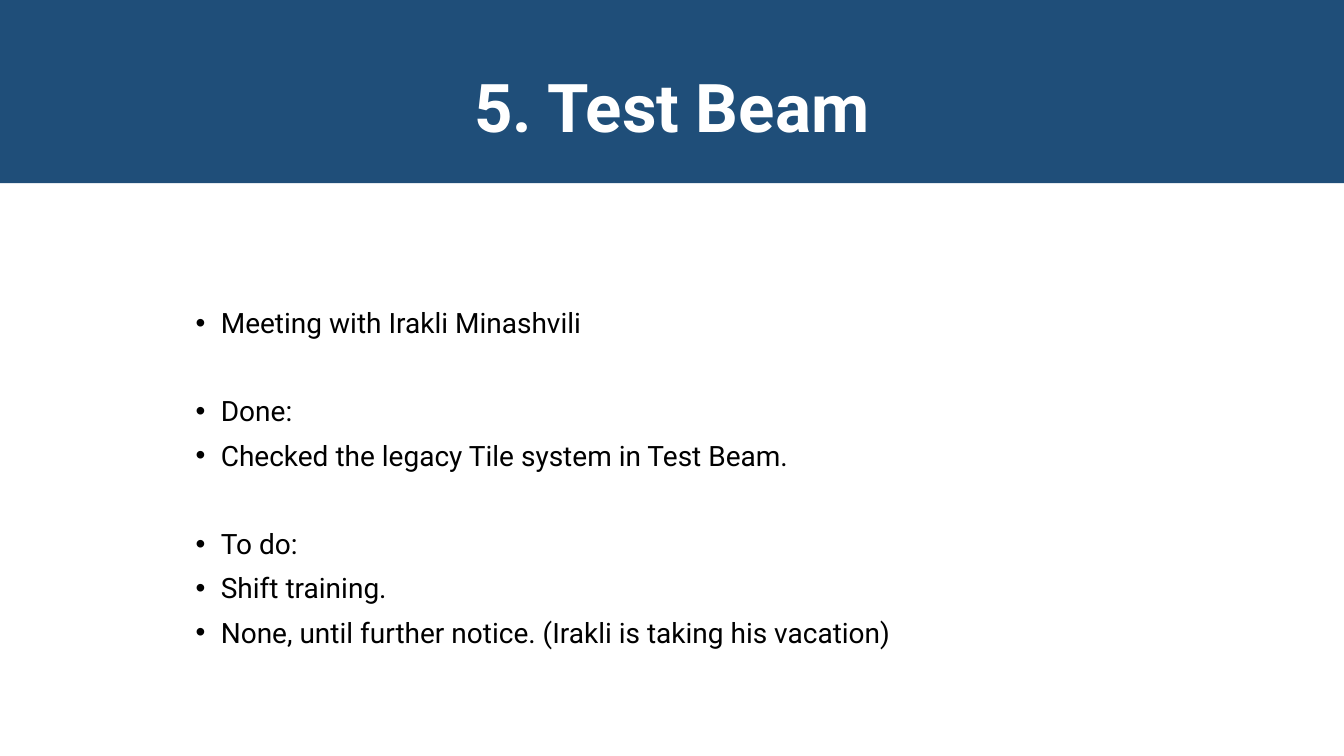
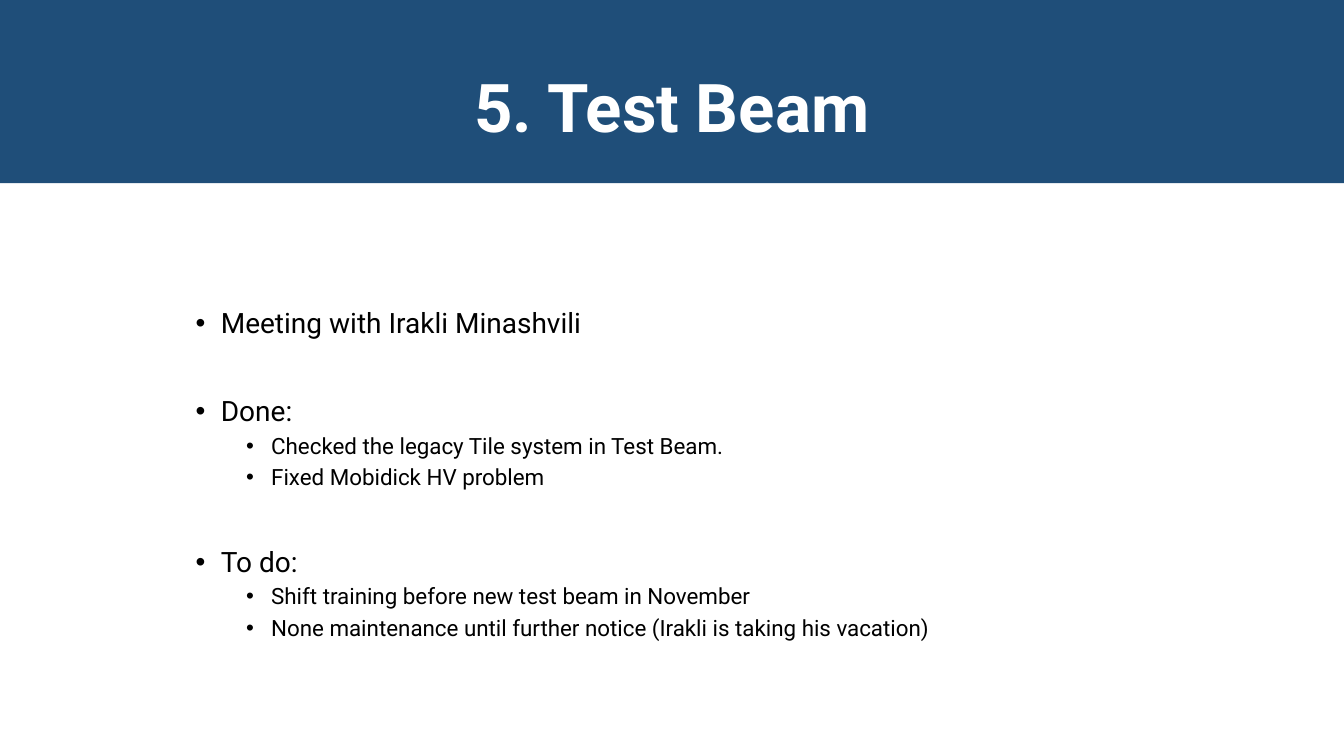
Before and after one commit to JackyMYL/Tile-CIS-group, a slide deck: slide 10 of Chicago Reports/08-15-2022_Jacky&Peter.pptx. Drawn at 1344x756 pixels with LibreOffice and Linux fonts; fonts in the diff are those of the drawing. Boxes give left, top, right and bottom in pixels: in the first picture for what was removed or moved away, otherwise in the second. Text is boxed around its words. In the diff, an @@ line names an element or a change of style, - is before the commit and + after.

Commit message:
Changes to picture slides, maintenance

```diff
--- a/Chicago Reports/08-15-2022_Jacky&Peter.pptx
+++ b/Chicago Reports/08-15-2022_Jacky&Peter.pptx
@@ text at (x1=271, y1=437, x2=723, y2=459): size 20 to 16 pt in "Checked the legacy Tile system in Test ..."; list level 1 to 2 in "Checked the legacy Tile system ..." @@
@@ text at (x1=271, y1=468, x2=544, y2=490): paragraph added @@
+  • Fixed Mobidick HV problem
@@ text at (x1=271, y1=587, x2=929, y2=641): text changed; size 20 to 16 pt @@
-• Shift training.
-• None, until further notice. (Irakli is taking his vacation)
+  • Shift training before new test beam in November
+  • None maintenance until further notice (Irakli is taking his vacation)
```
Also in this commit, not shown: 4 other slides changed.
